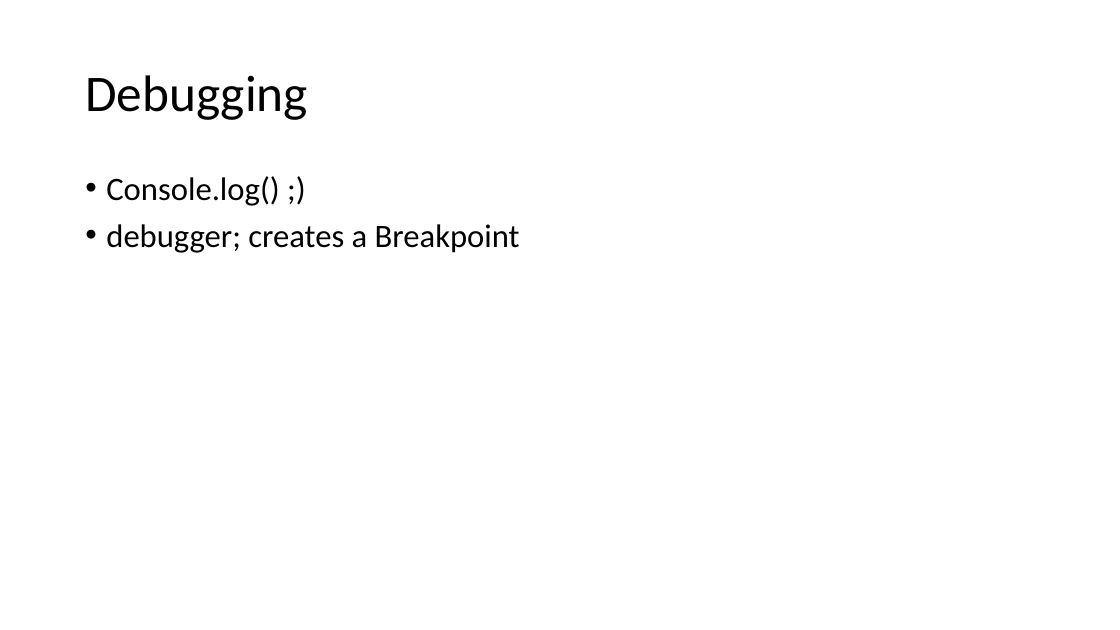
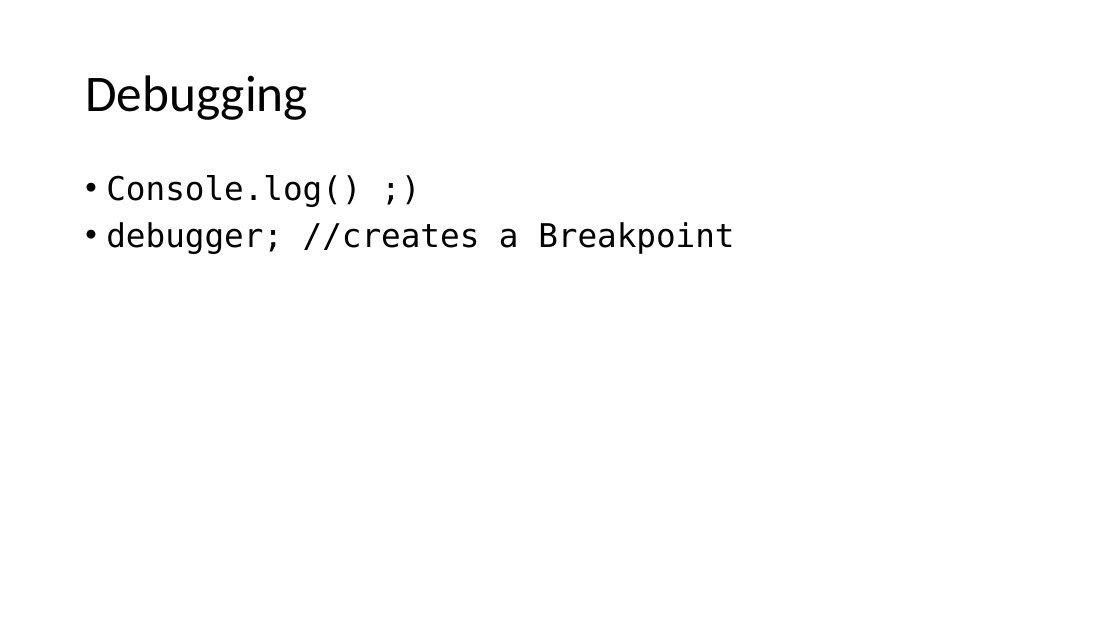
Before and after one commit to martiph/JSTraining_ICT-Campus, a slide deck: slide 21 of JSTraining.pptx. Drawn at 1120x630 pixels with LibreOffice and Linux fonts; fonts in the diff are those of the drawing. Boxes give left, top, right and bottom in pixels: in the first picture for what was removed or moved away, otherwise in the second. Text is boxed around its words. In the diff, an @@ line names an element or a change of style, - is before the commit and + after.

```diff
--- a/JSTraining.pptx
+++ b/JSTraining.pptx
@@ text at (106, 175, 361, 207): font Calibri to DejaVu Sans Mono in "Console.log() ;)" @@
@@ text at (106, 222, 734, 254): text changed; font Calibri to DejaVu Sans Mono @@
-• debugger; creates a Breakpoint
+• debugger; //creates a Breakpoint
```
Also in this commit, not shown: 10 other slides changed, 1 slide added, 1 slide removed.
